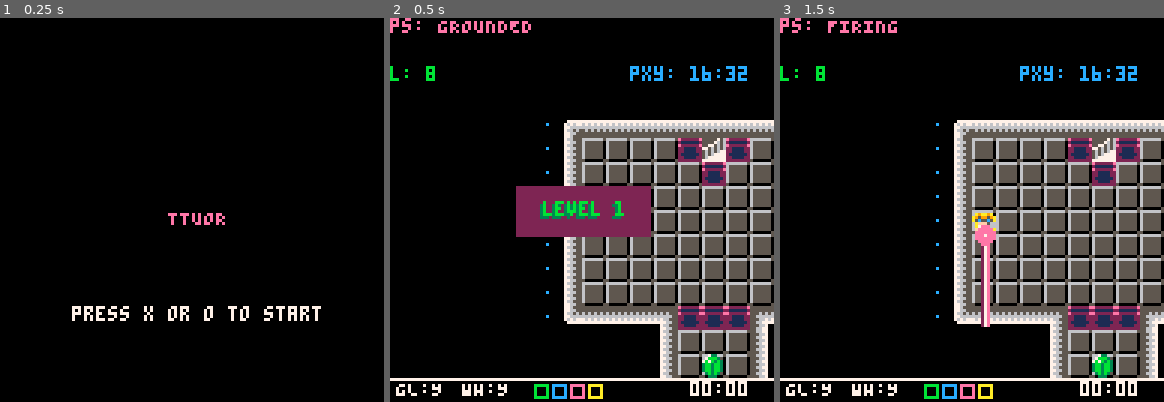
Above: before the commit, frames 1-3 (left to right).
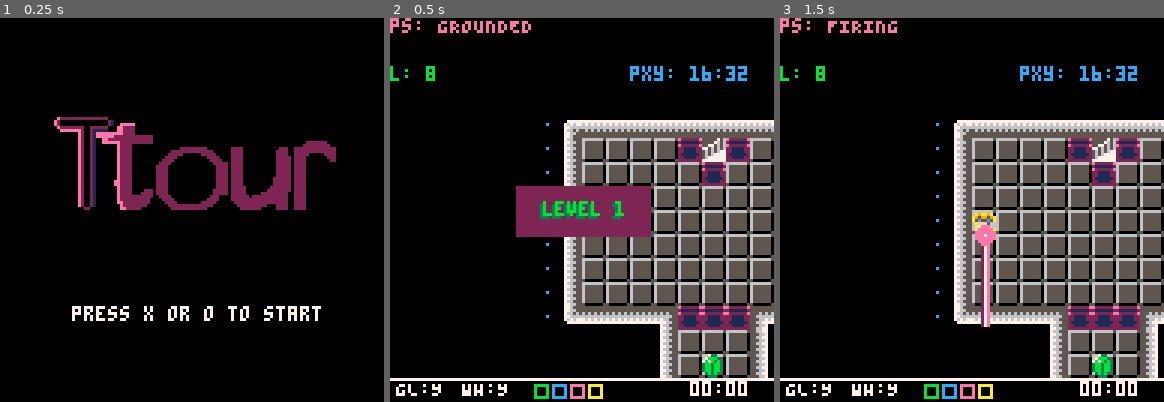
Above: after the commit, the same moments.

Repository: kitasuna/pico8-ttuor
Game: PICO-8 cartridge main.p8
Two runs of this game, one before a commit and one after it. Both use one fixed random seed, a clock stepped at 60 frames per second and the inputs below.
Inputs:
- Up to frame 1 (0.25 s): no input
- Up to frame 2 (0.5 s): tap O (Z key) at 0.33 s
- Up to frame 3 (1.5 s): tap O (Z key) at 0.7, 1.43 s; tap X (X key) at 1.07 s

The runs differ from the first frame. In frame 1, 6.0% of the frame differs, in the area x 14-88%, y 25-54%; in frame 2, nothing differs; in frame 3, nothing differs.

Commit message:
Add title screen and fix a couple bugs

Diff:
--- a/level.lua
+++ b/level.lua
@@ -83,11 +83,11 @@
       player_pos_x = 8,
       player_pos_y = 9,
       map_tile_width = 17,
-      map_tile_height = 13,
-      boxes = "1301:0109",
-      beams = "1207:0101:0108",
+      map_tile_height = 14,
+      boxes = "1303:0109",
+      beams = "1208:0101:0108",
       ents = {
-        merge(ent_at(ENT_ITEM, 13, 4), {item_index=4}),
+        merge(ent_at(ENT_ITEM, 13, 5), {item_index=4}),
       }
     },
     --[[
--- a/main.p8
+++ b/main.p8
@@ -568,24 +568,25 @@
 
 
 
+
 __gff__
 0001010101010101010101010101010101010101010101010101010004040404040404040404000000010110001010000000420242000000000000000000000002000000000000000000000000000000020202020200000000000000000000002202000000000000000000000000000002020202020200000000000000000000
 0000000000000000000000000000000000000000000000000000000000000000000000000000000000000000000000000000000000000000000000000000000000000000000000000000000000000000000000000000000000000000000000000000000000000000000000000000000000000000000000000000000000000000
 __map__
-6045434343434343434343434346004543434343460000000000000000000000000000000000000000606045434343000000000000000000000000454343434343466060606060434343460000000000000000000000000000000000000000000000000000000000000000000000000000000000000000000000000000000000
-6041747474747432747474747442604174747474426060606060000045434343460000000000000000606041337474606043434343434600000000307474747474426060606060747474420000000000000000000000000000000000000000000000000000000000000000000000000000000000000000000000000000000000
-6041747474747474747474747442603074747474426060606060000041747474420000000000000000606041747474606074747474744200000000417474747432426060606060747474420000000000000000000000000000000000000000000000000000000000000000000000000000000000000000000000000000000000
-6041747474747474747474747442603074747474426060606060000041747474420000454343434346606041747474606074747474744200000000417474744a44476060606060747474420000000000000000000000000000000000000000000000000000000000000000000000000000000000000000000000000000000000
-60417474747474747474747474426041747474744260606060600000307474744943434c7474747442606041747474604574747474744200000000417474744260606060606060747474420000000000000000000000000000000000000000000000000000000000000000000000000000000000000000000000000000000000
-6041747474747474747474747442604174747474494346606060000041747474747474747474747442606048444444603074747474744200000000606060606060606060606060747474420000000000000000000000000000000000000000000000000000000000000000000000000000000000000000000000000000000000
+6045434343434343434343434346004543434343460000000000000000000000000000000000000000606045434343000000000000000000000000454343434343460000000000000000000000000000000000000000000000000000000000000000000000000000000000000000000000000000000000000000000000000000
+6041747474747432747474747442604174747474426060606060000045434343460000000000000000606041337474606043434343434600000000307474747474426060606060434343460000000000000000000000000000000000000000000000000000000000000000000000000000000000000000000000000000000000
+6041747474747474747474747442603074747474426060606060000041747474420000000000000000606041747474606074747474744200000000417474747474426060606060747474420000000000000000000000000000000000000000000000000000000000000000000000000000000000000000000000000000000000
+6041747474747474747474747442603074747474426060606060000041747474420000454343434346606041747474606074747474744200000000417474747432426060606060747474420000000000000000000000000000000000000000000000000000000000000000000000000000000000000000000000000000000000
+60417474747474747474747474426041747474744260606060600000307474744943434c7474747442606041747474604574747474744200000000417474744a44476060606060747474420000000000000000000000000000000000000000000000000000000000000000000000000000000000000000000000000000000000
+6041747474747474747474747442604174747474494346606060000041747474747474747474747442606048444444603074747474744200000000417474744260606060606060747474420000000000000000000000000000000000000000000000000000000000000000000000000000000000000000000000000000000000
 6041747474747474747474747442604844444b74747442606060000041747474747474747474743342606060606060606060606060606000000000606060606060606060606060747474420000000000000000000000000000000000000000000000000000000000000000000000000000000000000000000000000000000000
-6041747474747474747474747442600055554174747442606060000041747474747474747474747442607474746060606060606060606000000000417474744260606060606030747474420000000000000000000000000000000000000000000000000000000000000000000000000000000000000000000000000000000000
-60484444444b7474744a444444476000555541747474426060600000417474744a44444b7474747442607474746060606074747474747442000000307474744260417474747474747474420000000000000000000000000000000000000000000000000000000000000000000000000000000000000000000000000000000000
-0000000000417474744200000000600000004174747442606060000041747474420000484444444447607474746060606074747474743242000000417474744260417433747474747474420000000000000000000000000000000000000000000000000000000000000000000000000000000000000000000000000000000000
-00000000004174747442000000006000006041747474426000000000417474744943434346000000000060606060606060444444444444470000004174747460606074744a4444444444470000000000000000000000000000000000000000000000000000000000000000000000000000000000000000000000000000000000
-0000000000484444444700000000000000604174337442600000000041747474747474324200000000000000000000000000000000000000000000417474746060607474420000000000000000000000000000000000000000000000000000000000000000000000000000000000000000000000000000000000000000000000
-0000000000000000000000000000000000604174747442600000000041747474747474744200000000000000000000000000000000000000000000484444446060604444470000000000000000000000000000000000000000000000000000000000000000000000000000000000000000000000000000000000000000000000
-0000000000000000000000000000000000604174747442600000000048444444444444444700000000000000000000000000000000000000000000000000000000000000000000000000000000000000000000000000000000000000000000000000000000000000000000000000000000000000000000000000000000000000
+6041747474747474747474747442600055554174747442606060000041747474747474747474747442607474746060606060606060606000000000606060606060606060606060747474420000000000000000000000000000000000000000000000000000000000000000000000000000000000000000000000000000000000
+60484444444b7474744a444444476000555541747474426060600000417474744a44444b7474747442607474746060606074747474747442000000307474744260606060606030747474420000000000000000000000000000000000000000000000000000000000000000000000000000000000000000000000000000000000
+0000000000417474744200000000600000004174747442606060000041747474420000484444444447607474746060606074747474743242000000417474744260417474747474747474420000000000000000000000000000000000000000000000000000000000000000000000000000000000000000000000000000000000
+0000000000417474744200000000600000604174747442600000000041747474494343434600000000006060606060606044444444444447000000417474744260417433747474747474420000000000000000000000000000000000000000000000000000000000000000000000000000000000000000000000000000000000
+00000000004844444447000000000000006041743374426000000000417474747474743242000000000000000000000000000000000000000000004174747460606074744a4444444444470000000000000000000000000000000000000000000000000000000000000000000000000000000000000000000000000000000000
+0000000000000000000000000000000000604174747442600000000041747474747474744200000000000000000000000000000000000000000000417474746060607474420000000000000000000000000000000000000000000000000000000000000000000000000000000000000000000000000000000000000000000000
+0000000000000000000000000000000000604174747442600000000048444444444444444700000000000000000000000000000000000000000000484444446060604444470000000000000000000000000000000000000000000000000000000000000000000000000000000000000000000000000000000000000000000000
 0000000000000000000000000000000041747474747474744260000000000000000000000000000000000000000000000000000000000000000000000000000000000000000000000000000000000000000000000000000000000000000000000000000000000000000000000000000000000000000000000000000000000000
 0000000000000000000000000000000041747474747474744260000000000000000000000000000000000000000000000000000000000000000000000000000000000000000000000000000000000000000000000000000000000000000000000000000000000000000000000000000000000000000000000000000000000000
 0000000000000000000000000000006041747474747474744260000000606060606060606060000000000000000000000000000000000000000000000000000000000000000000000000000000000000000000000000000000000000000000000000000000000000000000000000000000000000000000000000000000000000
--- a/player.lua
+++ b/player.lua
@@ -132,8 +132,9 @@
   end
 
   player.handle_level_init = function(payload)
-    player.vel_x = 0
-    player.vel_y = 0
+    player.vel_x,vel_y = 0,0
+    player.slide_vel_x,player.slide_vel_y = 0,0
+    player.wormhole,player.gbeam = nil
     player.facing = DIRECTION_DOWN
   end
 
--- a/title.lua
+++ b/title.lua
@@ -1,6 +1,6 @@
 title_draw = function()
   cls()
-  print("TTUOR", 56, 64, CLR_PNK)
+  spr(196,16,32,12,4)
   -- print("THIS YOU", 24, 24, CLR_GRN)
   -- print("PRESS (X) FOR GRAVITY", 25, 48, CLR_IND)
   -- print("GET THESE", 24, 36, CLR_PRP)
Not shown, changed: 31 lines of the sprite sheet (__gfx__) section of main.p8
